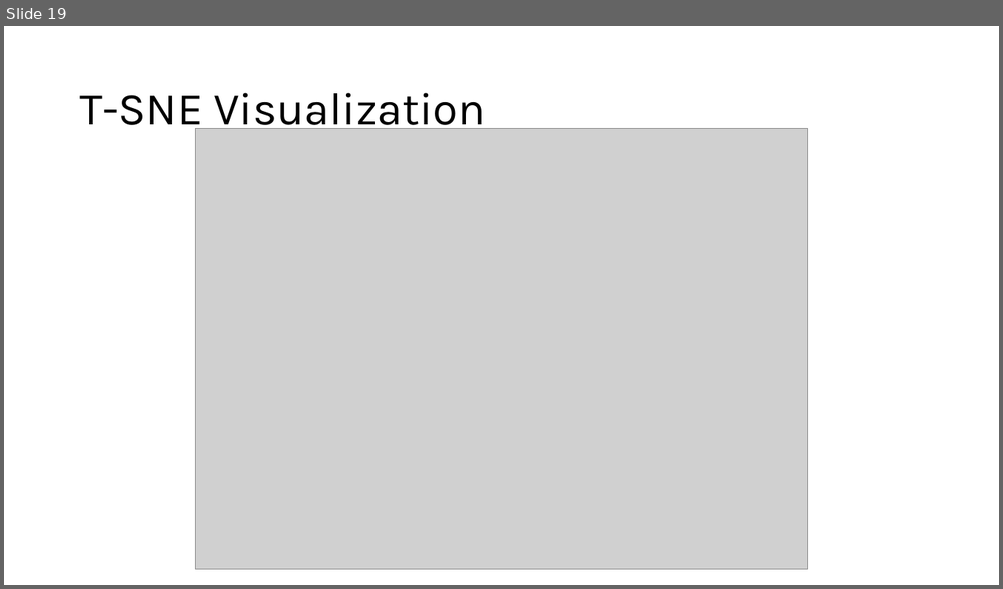
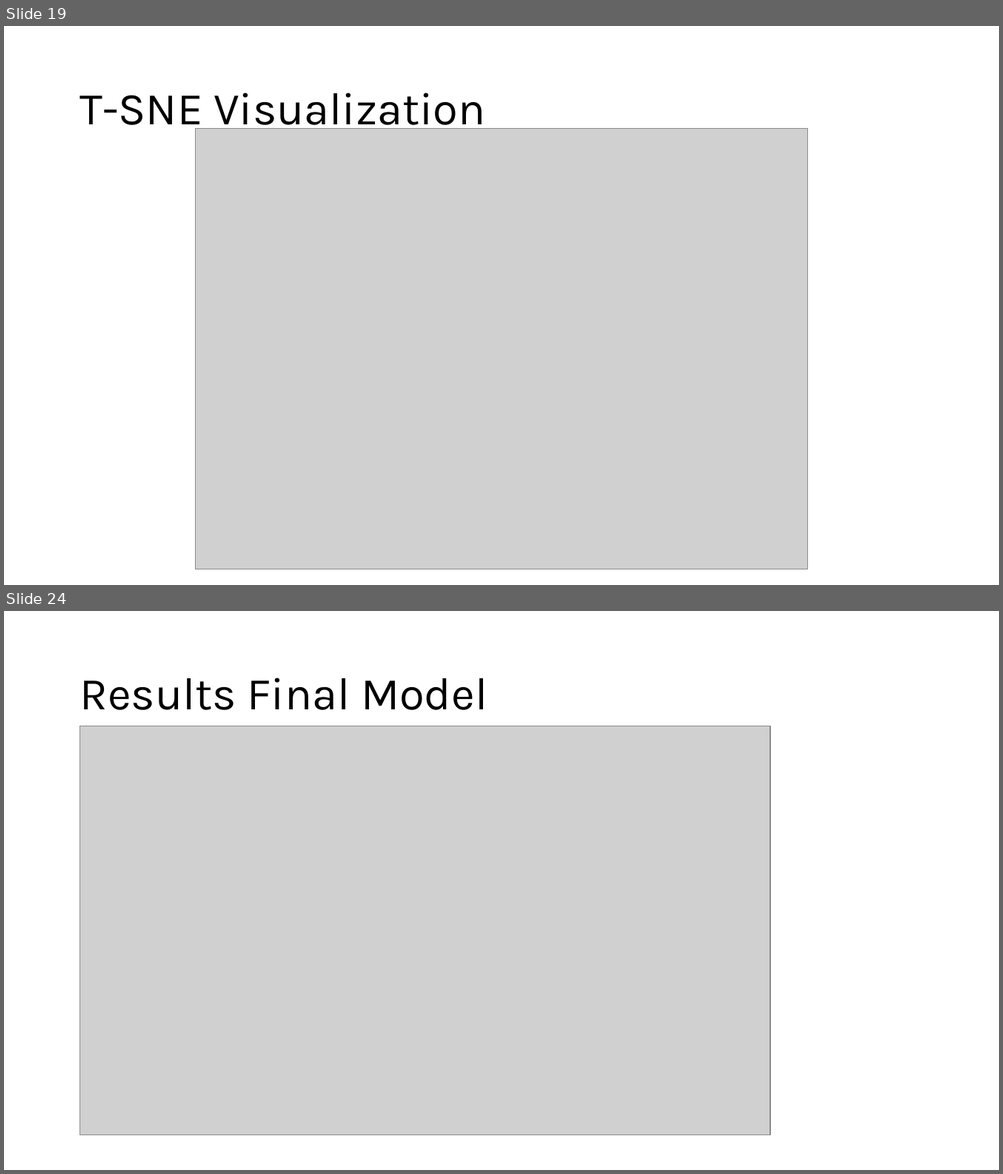
Before and after one commit to mimiep/DSML-LifeExp, a slide deck: FinalPresentation_LE.pptx. Shown one above the other, each under a label of ours: slide 19 before the commit, slides 19 and 24 after it; the slides between them are not shown. The pictures are 1003x589 and 1003x1174 pixels, drawn with LibreOffice and Linux fonts; fonts in the diff are those of the drawing; grey boxes stand for pictures. Boxes give left, top, right and bottom in pixels: in the first picture for what was removed or moved away, otherwise in the second. Text is boxed around its words. In the diff, an @@ line names an element or a change of style, - is before the commit and + after.

```diff
--- a/FinalPresentation_LE.pptx
+++ b/FinalPresentation_LE.pptx
@@ slide 24 added at [4,611,999,1170], background #FFFFFF @@
@@ title added at [79,678,487,710], 44 pt, text #000000 @@
+Results Final Model
@@ picture added at [80,726,770,1135] @@
```
Also in this commit, not shown: 2 slides changed, 9 other slides added, 3 slides removed.
